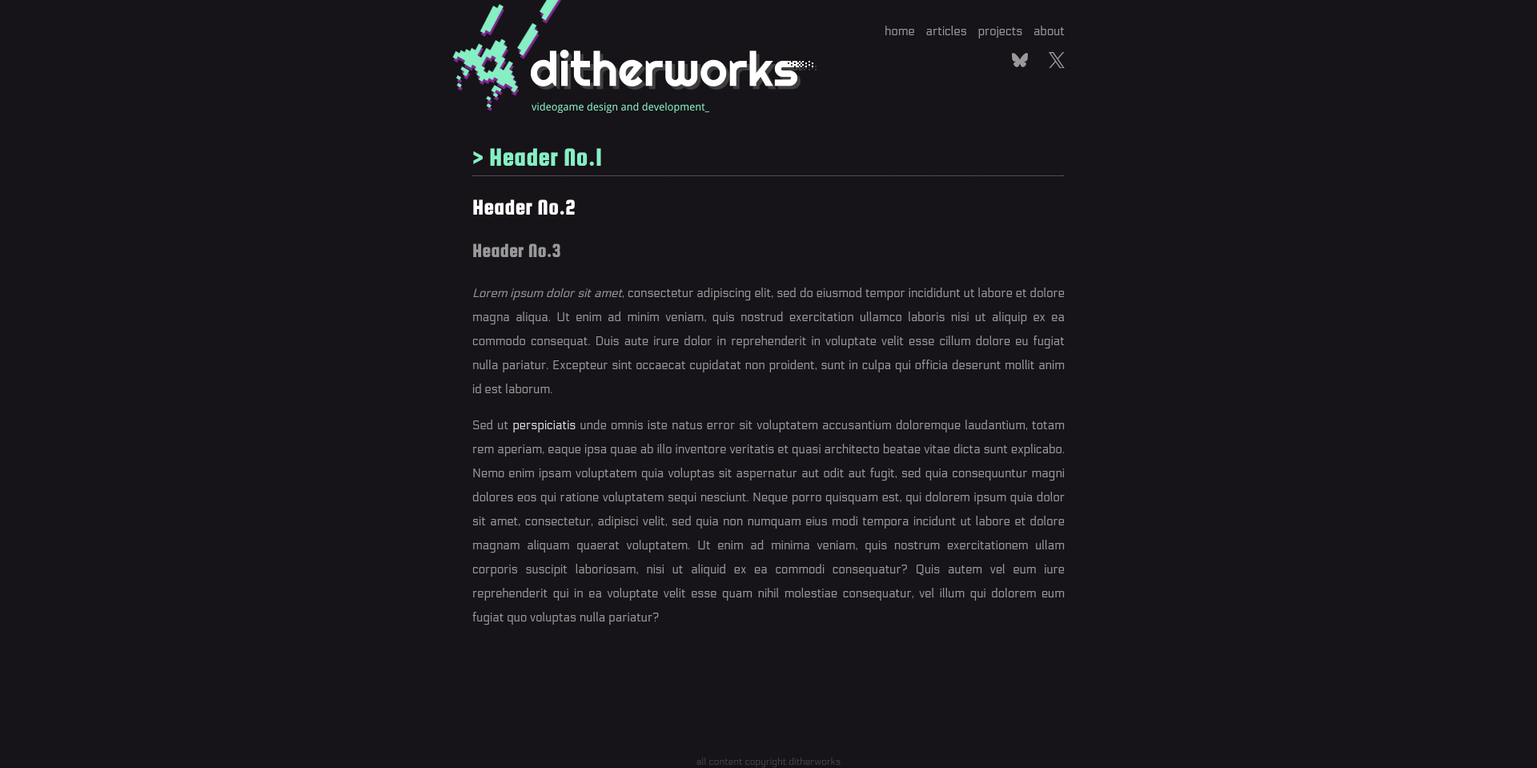
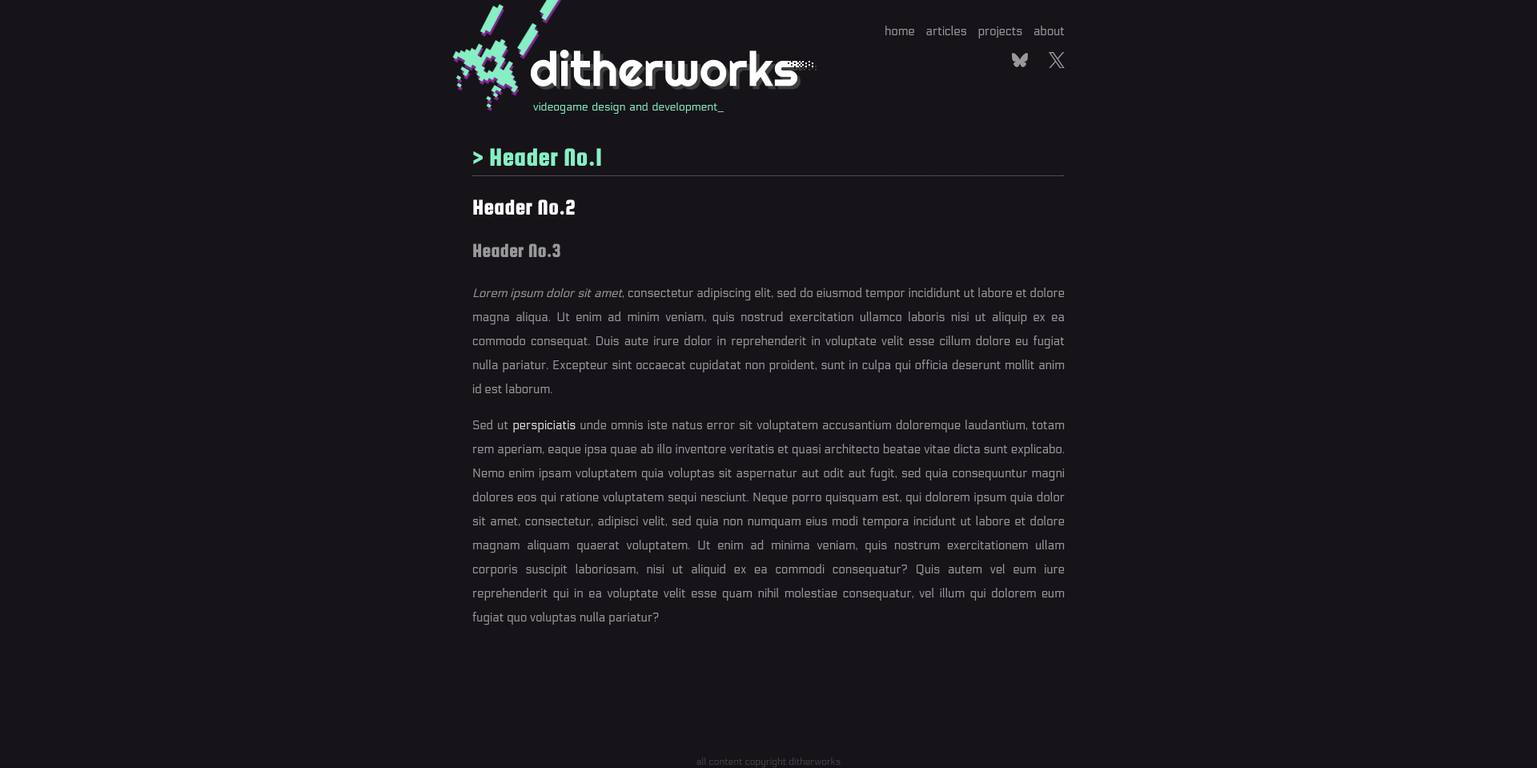
Layers edited between the first and the second 1537x768 image:
painted on "Copy of ship" (1st of 2, in "Group 4") over box(531, 102, 617, 114)
painted on "Copy of ship" (2nd of 2, in "Group 4") over box(531, 102, 618, 114)
painted on "Paint Layer 6" over box(531, 102, 724, 114)
painted on "Paint Layer 6 (pasted)" over box(531, 102, 724, 114)
